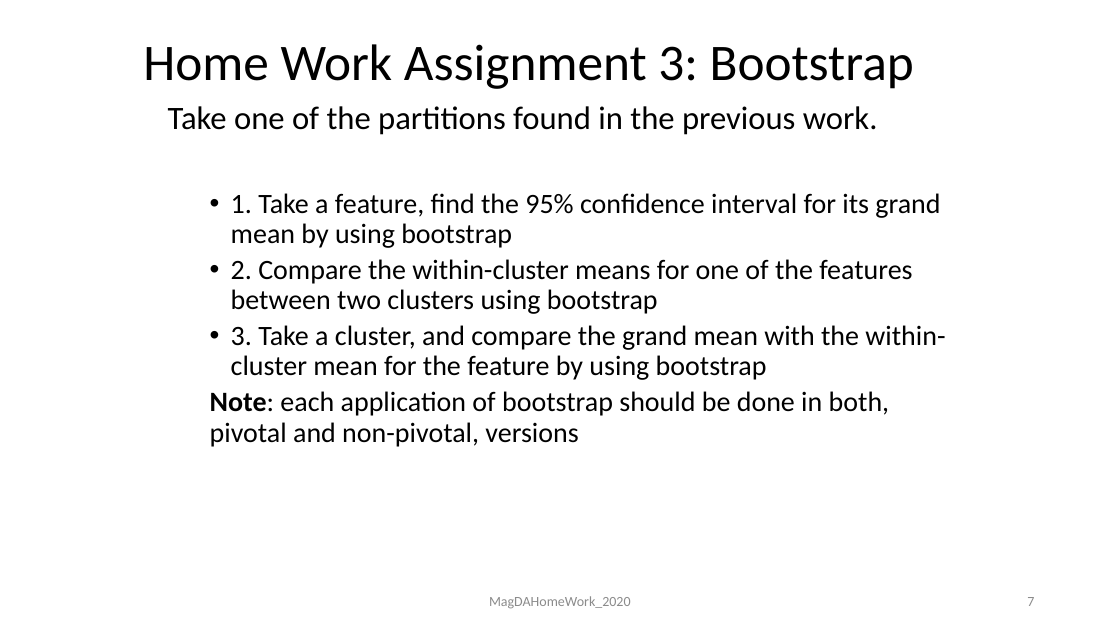
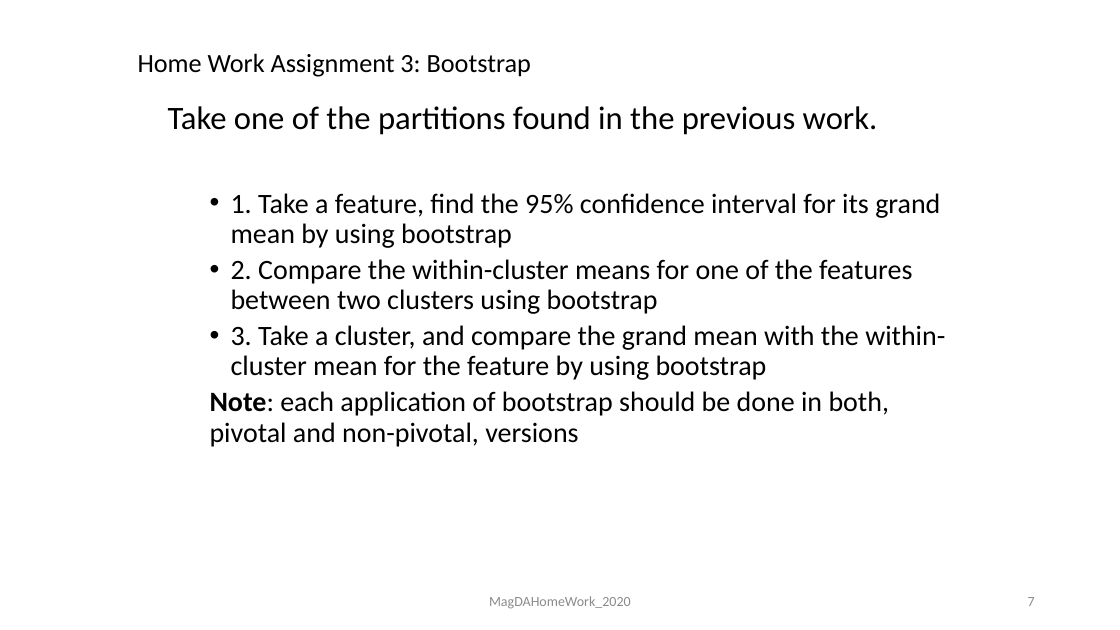
Before and after one commit to Sorooshi/Modern_Methods_of_Data_Analysis, a slide deck: slide 7 of slides/Home Work 2020.pptx. Drawn at 1120x630 pixels with LibreOffice and Linux fonts; fonts in the diff are those of the drawing. Boxes give left, top, right and bottom in pixels: in the first picture for what was removed or moved away, otherwise in the second. Text is boxed around its words. In the diff, an @@ line names an element or a change of style, - is before the commit and + after.

```diff
--- a/slides/Home Work 2020.pptx
+++ b/slides/Home Work 2020.pptx
@@ text "Home Work Assignment 3: Bootstrap" at [138,53,531,77]: size 44 to 22.4 pt @@
@@ text "Take one of the partitions ..." at [168,106,945,447]: list level 2 to 1 in "Note: each application of bootstrap ..." @@
@@ text "MagDAHomeWork_2020" at [489,596,631,609]: text colour #8C8C8C to #8B8B8B @@
```
Also in this commit, not shown: 9 other slides changed, 1 other file.
